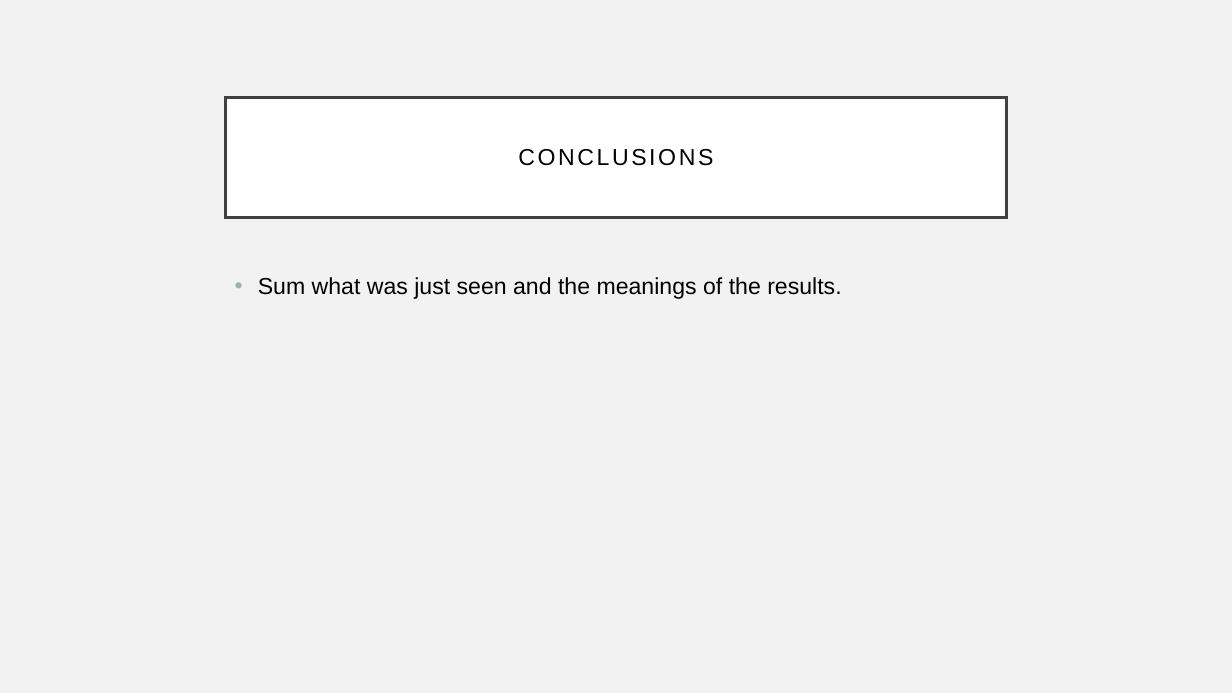
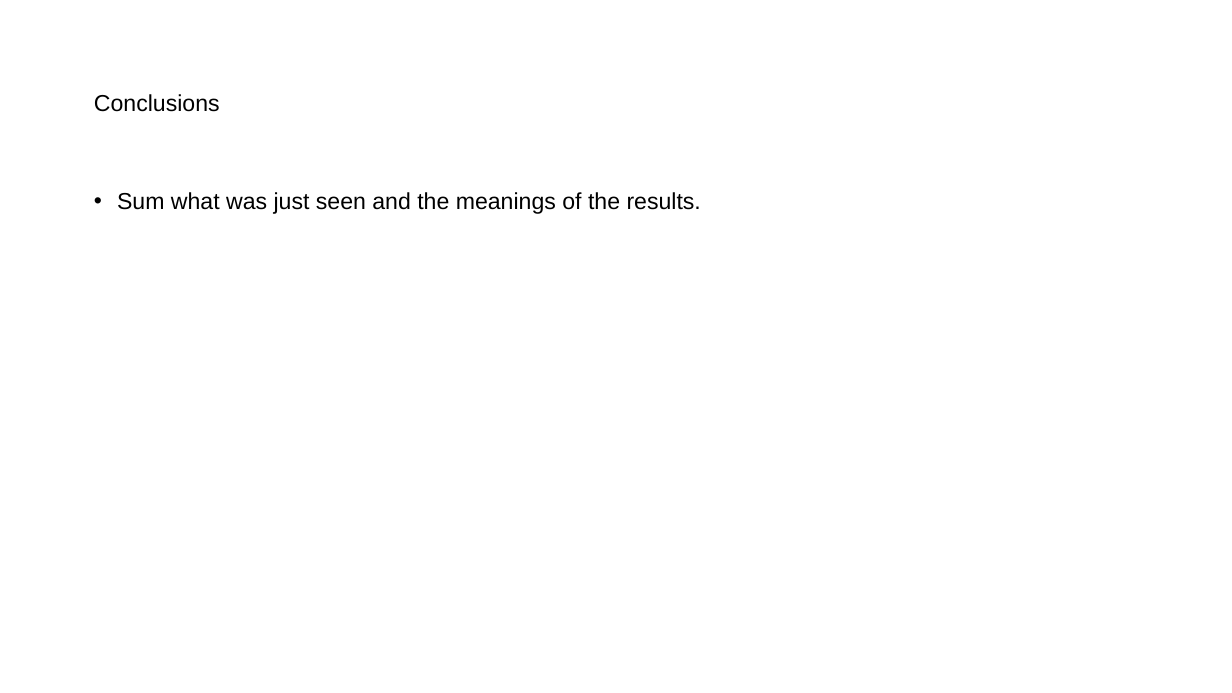
Before and after one commit to mathisme/ThinkfulDSFinalCapstone, a slide deck: slide 10 of PresentationTemplate.pptx. Drawn at 1232x693 pixels with LibreOffice and Linux fonts; fonts in the diff are those of the drawing. Boxes give left, top, right and bottom in pixels: in the first picture for what was removed or moved away, otherwise in the second. Text is boxed around its words. In the diff, an @@ line names an element or a change of style, - is before the commit and + after.

Commit message:
just doing some updates

```diff
--- a/PresentationTemplate.pptx
+++ b/PresentationTemplate.pptx
@@ background #F2F2F2 to #FFFFFF @@
@@ title "Conclusions": place and size @@
-title "Conclusions" at bbox=[226, 97, 1006, 217]
+title "Conclusions" at bbox=[94, 94, 220, 112]
@@ title "Conclusions" at bbox=[94, 94, 220, 112]: fill #FFFFFF to none; outline #404040 2.5 pt to none @@
@@ title at bbox=[94, 94, 220, 112]: text changed @@
-CONCLUSIONS
+Conclusions
@@ text "Sum what was just seen ...": place and size @@
-text "Sum what was just seen ..." at bbox=[258, 277, 841, 299]
+text "Sum what was just seen ..." at bbox=[117, 192, 701, 214]
@@ text "Sum what was just seen ..." at bbox=[117, 192, 701, 214]: line spacing 1 to 0.9 @@
```
Also in this commit, not shown: 12 other slides changed, 1 other file.
